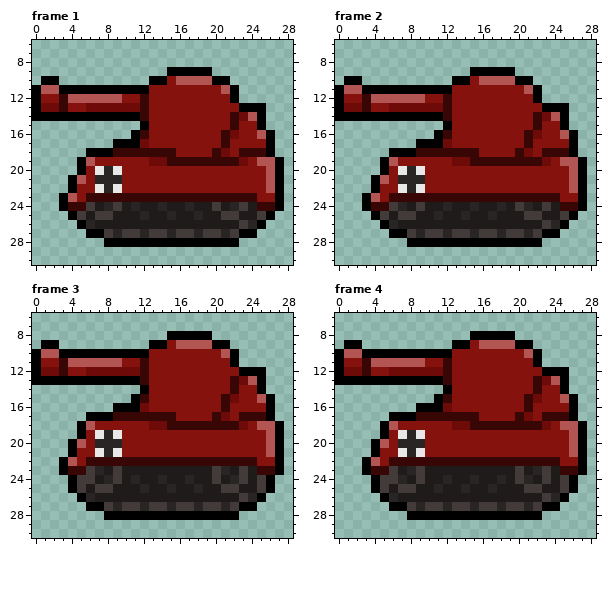
One commit to this pixel-art file: src/assets/panzer.ase. That is the earlier state.
32x45 pixels, 4 frames. Shown: frame 1: x 0..28, y 6..30; frame 2: x 0..28, y 6..30; frame 3: x 0..28, y 6..30; frame 4: x 0..28, y 6..30.
After the commit:
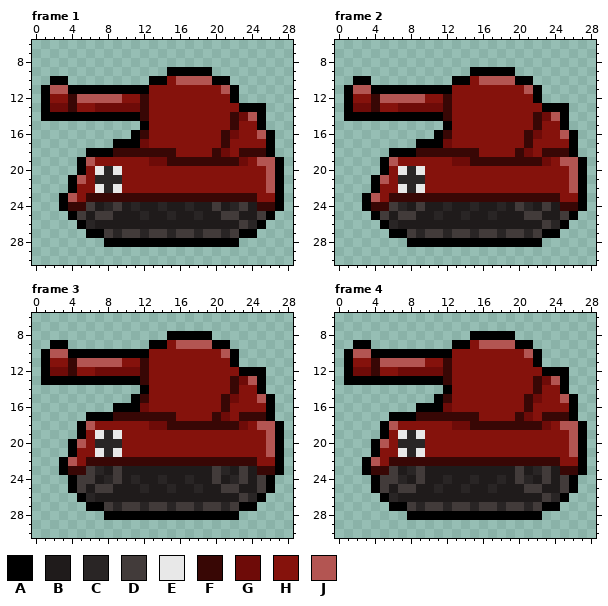
Palette (. is transparent): A #000000  B #1f1b1b  C #292525  D #423b3a  E #e8e8e8  F #380705  G #6e0b08  H #85120c  J #b35552
Changes in this commit:
Frame 1, layer "sprite":
The author put colour A in row 10 at x 3.
Colour G becomes colour A in row 13 at x 1.
Colour H becomes colour A in row 12 at x 1.
Colour J becomes colour A in row 11 at x 1.
Colour H becomes colour F in row 13 at x 4.
Colour J becomes colour F in row 12 at x 4.
Colour F becomes colour G in row 13 at x 3.
Colour F becomes colour H in row 12 at x 3.
Colour G becomes colour H in row 13 at x 6.
Colour A becomes colour J in row 11 at x 3.
Colour A is gone in row 10 at x 1; in rows 11 to 14 at x 0.
Frame 2, layer "sprite": the same change as frame 1
Frame 3, layer "sprite":
The author put colour A in row 9 at x 3.
Colour G becomes colour A in row 12 at x 1.
Colour H becomes colour A in row 11 at x 1.
Colour J becomes colour A in row 10 at x 1.
Colour H becomes colour F in row 12 at x 4.
Colour J becomes colour F in row 11 at x 4.
Colour F becomes colour G in row 12 at x 3.
Colour F becomes colour H in row 11 at x 3.
Colour G becomes colour H in row 12 at x 6.
Colour A becomes colour J in row 10 at x 3.
Colour A is gone in row 9 at x 1; in rows 10 to 13 at x 0.
Frame 4, layer "sprite": the same change as frame 3
Pixel boxes of the changes (left, top, right, bottom) in both pictures:
changed: (32, 76, 95, 121)
changed: (335, 76, 398, 121)
changed: (32, 340, 95, 385)
changed: (335, 340, 398, 385)
